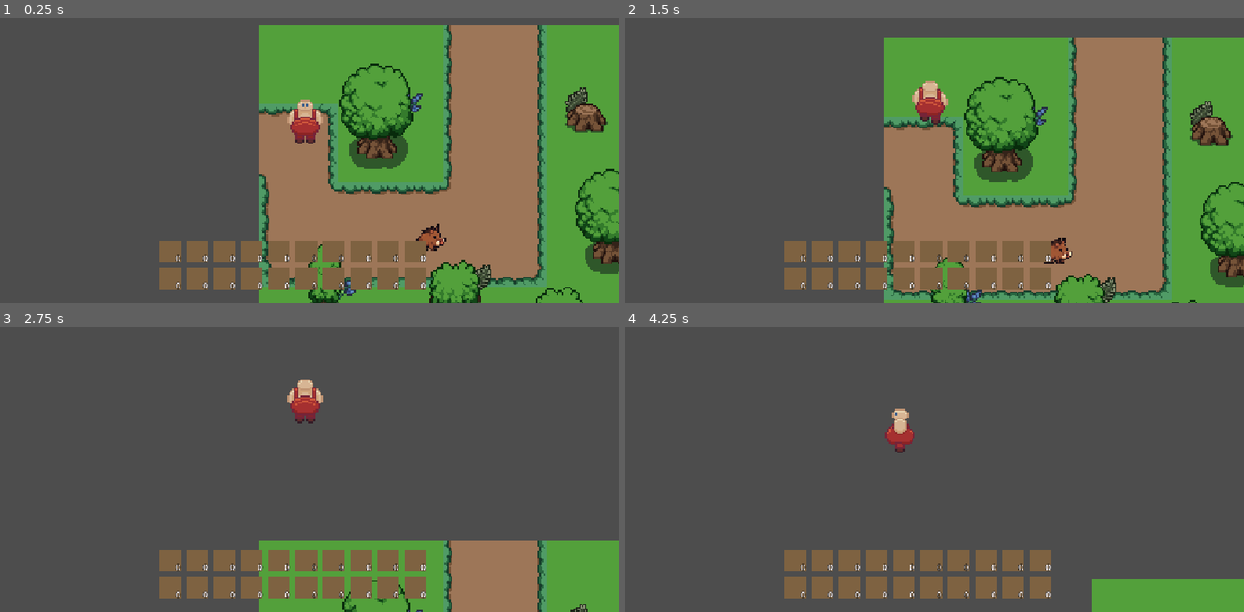
Above: before the commit, frames 1-4 (two rows, left to right).
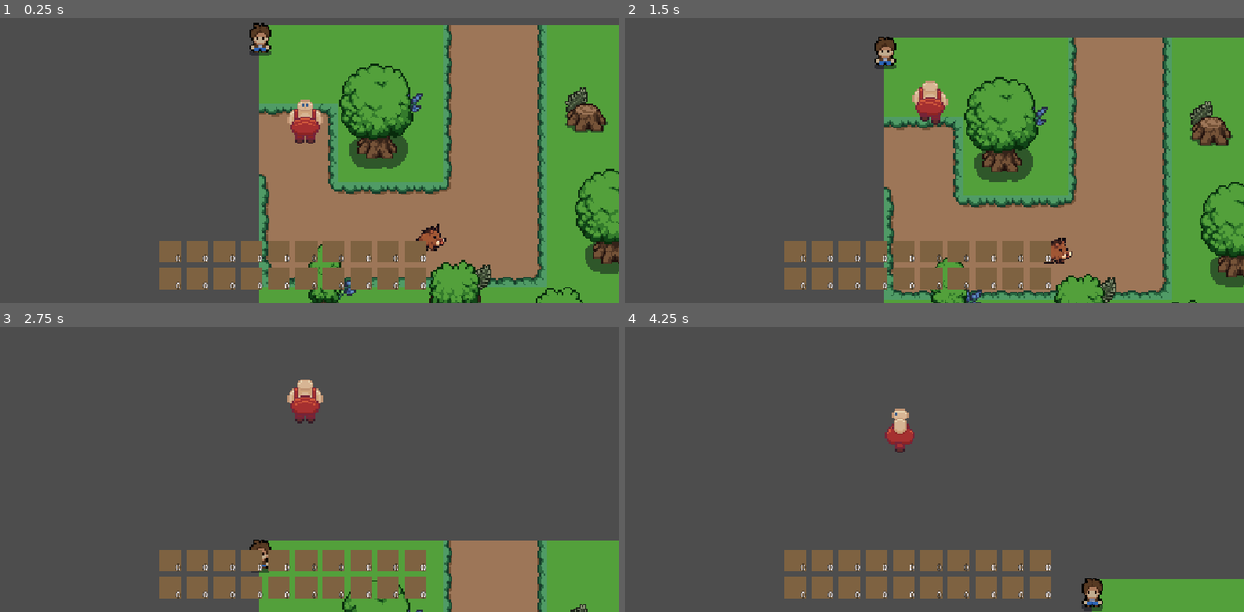
Above: after the commit, the same moments.

Repository: WildJellybear/gruby-i-chudy
Game: Godot game, scene res://scenes/world.tscn
Two runs of this game, one before a commit and one after it. Both use one fixed random seed, a clock stepped at 60 frames per second and the inputs below.
Inputs (mouse positions are in pixels of both pictures, inside the frame that each line leads up to):
- Up to frame 1 (0.25 s): no input
- Up to frame 2 (1.5 s): click (792, 251) at 0.52 s; tap Enter (ui_accept) at 1.25 s; move the mouse to (971, 288) at 1.27 s; hold Up (ui_up) from 1.28 s (still down); hold Enter (ui_accept) from 1.28 s (still down); click (971, 288) at 1.42 s
- Up to frame 3 (2.75 s): keep holding Up (ui_up); move the mouse to (408, 498) at 2.02 s; release Enter (ui_accept) at 2.03 s; tap Enter (ui_accept) at 2.1, 2.27, 2.57 s; click (408, 498) at 2.17 s
- Up to frame 4 (4.25 s): move the mouse to (742, 381) at 2.77 s; release Up (ui_up) at 2.78 s; hold Enter (ui_accept) 2.78-3.53 s; hold Left (ui_left) from 2.78 s (still down); move the mouse to (959, 435) at 3.52 s; tap Enter (ui_accept) at 3.6, 3.77, 4.07 s; click (959, 435) at 3.67 s

The runs differ from the first frame. In frame 1, 0.3% of the frame differs, in the area x 40-44%, y 1-14%; in frame 2, 0.3%; in frame 3, 0.2%; in frame 4, 0.4%, in the area x 73-78%, y 88-100%.

Commit message:
feat, zalegly system dialogow i npc

Diff:
--- a/project.godot
+++ b/project.godot
@@ -32,6 +32,11 @@
 
 project/assembly_name="GrubyIChudy"
 
+[global_group]
+
+player=""
+dialogue_box=""
+
 [physics]
 
 3d/physics_engine="Jolt Physics"
--- /dev/null
+++ b/scenes/dialogue_box.tscn
@@ -0,0 +1,35 @@
+[gd_scene format=3 uid="uid://4a6j3eymjjpp"]
+
+[ext_resource type="Script" uid="uid://0hfqnad0ajcs" path="res://scripts/dialogue_box.gd" id="1_rc1id"]
+
+[node name="DialogueBox" type="CanvasLayer" unique_id=40921944 groups=["dialogue_box"]]
+script = ExtResource("1_rc1id")
+
+[node name="PanelContainer" type="PanelContainer" parent="." unique_id=1388273719]
+anchors_preset = -1
+anchor_top = 1.0
+anchor_right = 1.0
+anchor_bottom = 1.0
+offset_left = 40.0
+offset_top = -160.0
+offset_right = -40.0
+offset_bottom = -20.0
+grow_horizontal = 2
+grow_vertical = 0
+
+[node name="MarginContainer" type="MarginContainer" parent="PanelContainer" unique_id=375010859]
+layout_mode = 2
+theme_override_constants/margin_left = 20
+theme_override_constants/margin_top = 20
+theme_override_constants/margin_right = 20
+theme_override_constants/margin_bottom = 20
+
+[node name="VBoxContainer" type="VBoxContainer" parent="PanelContainer/MarginContainer" unique_id=794248420]
+layout_mode = 2
+
+[node name="NameLabel" type="Label" parent="PanelContainer/MarginContainer/VBoxContainer" unique_id=538562743]
+layout_mode = 2
+
+[node name="TextLabel" type="RichTextLabel" parent="PanelContainer/MarginContainer/VBoxContainer" unique_id=680666805]
+layout_mode = 2
+fit_content = true
--- /dev/null
+++ b/scenes/npcs/npc.tscn
@@ -0,0 +1,31 @@
+[gd_scene format=3 uid="uid://yygxs5uuqto1"]
+
+[ext_resource type="Script" uid="uid://b73bapads4xet" path="res://scripts/npc.gd" id="1_ivh6b"]
+
+[sub_resource type="SpriteFrames" id="SpriteFrames_4kxuq"]
+animations = [{
+"frames": [],
+"loop": 1,
+"name": &"idle",
+"speed": 5.0
+}]
+
+[sub_resource type="CircleShape2D" id="CircleShape2D_f6fiw"]
+radius = 60.0
+
+[node name="CharacterBody2D" type="CharacterBody2D" unique_id=230153707]
+script = ExtResource("1_ivh6b")
+
+[node name="AnimatedSprite2D" type="AnimatedSprite2D" parent="." unique_id=635144173]
+sprite_frames = SubResource("SpriteFrames_4kxuq")
+animation = &"idle"
+
+[node name="BodyCollision" type="CollisionShape2D" parent="." unique_id=2072683043]
+
+[node name="InteractionArea" type="Area2D" parent="." unique_id=297678810]
+
+[node name="CollisionShape2D" type="CollisionShape2D" parent="InteractionArea" unique_id=503376209]
+shape = SubResource("CircleShape2D_f6fiw")
+
+[connection signal="body_entered" from="InteractionArea" to="." method="_on_interaction_area_body_entered"]
+[connection signal="body_exited" from="InteractionArea" to="." method="_on_interaction_area_body_exited"]
--- /dev/null
+++ b/scenes/npcs/trader.tscn
@@ -0,0 +1,65 @@
+[gd_scene format=3 uid="uid://dm2gv5n14vcts"]
+
+[ext_resource type="PackedScene" uid="uid://yygxs5uuqto1" path="res://scenes/npcs/npc.tscn" id="1_s8ei3"]
+[ext_resource type="Texture2D" uid="uid://b4xhbakauqscj" path="res://assets/sprites/player.png" id="2_l1ka8"]
+
+[sub_resource type="AtlasTexture" id="AtlasTexture_hs3i1"]
+atlas = ExtResource("2_l1ka8")
+region = Rect2(0, 0, 48, 48)
+
+[sub_resource type="AtlasTexture" id="AtlasTexture_tvcxo"]
+atlas = ExtResource("2_l1ka8")
+region = Rect2(48, 0, 48, 48)
+
+[sub_resource type="AtlasTexture" id="AtlasTexture_jheng"]
+atlas = ExtResource("2_l1ka8")
+region = Rect2(96, 0, 48, 48)
+
+[sub_resource type="AtlasTexture" id="AtlasTexture_viajw"]
+atlas = ExtResource("2_l1ka8")
+region = Rect2(144, 0, 48, 48)
+
+[sub_resource type="AtlasTexture" id="AtlasTexture_23q3x"]
+atlas = ExtResource("2_l1ka8")
+region = Rect2(192, 0, 48, 48)
+
+[sub_resource type="AtlasTexture" id="AtlasTexture_tk6i0"]
+atlas = ExtResource("2_l1ka8")
+region = Rect2(240, 0, 48, 48)
+
+[sub_resource type="SpriteFrames" id="SpriteFrames_l1ka8"]
+animations = [{
+"frames": [{
+"duration": 1.0,
+"texture": SubResource("AtlasTexture_hs3i1")
+}, {
+"duration": 1.0,
+"texture": SubResource("AtlasTexture_tvcxo")
+}, {
+"duration": 1.0,
+"texture": SubResource("AtlasTexture_jheng")
+}, {
+"duration": 1.0,
+"texture": SubResource("AtlasTexture_viajw")
+}, {
+"duration": 1.0,
+"texture": SubResource("AtlasTexture_23q3x")
+}, {
+"duration": 1.0,
+"texture": SubResource("AtlasTexture_tk6i0")
+}],
+"loop": 1,
+"name": &"default",
+"speed": 5.0
+}]
+
+[node name="Trader" unique_id=230153707 instance=ExtResource("1_s8ei3")]
+
+[node name="AnimatedSprite2D" parent="." index="0" unique_id=635144173]
+sprite_frames = SubResource("SpriteFrames_l1ka8")
+animation = &"default"
+frame = 5
+frame_progress = 0.8868039
+
+[node name="CollisionShape2D" parent="InteractionArea" parent_id_path=PackedInt32Array(297678810) index="0" unique_id=503376209]
+position = Vector2(0, 9)
--- a/scenes/player.tscn
+++ b/scenes/player.tscn
@@ -56,7 +56,7 @@
 [sub_resource type="CircleShape2D" id="CircleShape2D_k0juu"]
 radius = 5.0
 
-[node name="player" type="CharacterBody2D" unique_id=1932053902]
+[node name="player" type="CharacterBody2D" unique_id=1932053902 groups=["player"]]
 y_sort_enabled = true
 script = ExtResource("1_g2els")
 
--- a/scenes/world.tscn
+++ b/scenes/world.tscn
@@ -7,6 +7,8 @@
 [ext_resource type="PackedScene" uid="uid://mxjek6p3gmwd" path="res://scenes/enemies/boar.tscn" id="6_qfnet"]
 [ext_resource type="PackedScene" uid="uid://ci4y5mwv22re6" path="res://scenes/items/green_plant.tscn" id="7_i7141"]
 [ext_resource type="PackedScene" uid="uid://38k1cso7ewx1" path="res://scenes/gruby.tscn" id="8_4mrxx"]
+[ext_resource type="PackedScene" uid="uid://dm2gv5n14vcts" path="res://scenes/npcs/trader.tscn" id="8_7r4gi"]
+[ext_resource type="PackedScene" uid="uid://4a6j3eymjjpp" path="res://scenes/dialogue_box.tscn" id="9_7r4gi"]
 
 [sub_resource type="GDScript" id="GDScript_e5uuo"]
 script/source = "extends Node2D
@@ -153,3 +155,7 @@
 
 [node name="GreenPlant2" parent="y-sorted" unique_id=1272409290 instance=ExtResource("7_i7141")]
 position = Vector2(135, 154)
+
+[node name="Trader" parent="y-sorted" unique_id=230153707 instance=ExtResource("8_7r4gi")]
+
+[node name="DialogueBox" parent="y-sorted" unique_id=40921944 instance=ExtResource("9_7r4gi")]
--- /dev/null
+++ b/scripts/dialogue_box.gd
@@ -0,0 +1,47 @@
+extends CanvasLayer
+
+@onready var name_label: Label = $PanelContainer/MarginContainer/VBoxContainer/NameLabel
+@onready var text_label: RichTextLabel = $PanelContainer/MarginContainer/VBoxContainer/TextLabel
+
+var dialogue_lines: Array[String] = []
+var current_line_index: int = 0
+var is_active: bool = false
+
+func _ready() -> void:
+	hide()
+
+func start_dialogue(speaker_name: String, lines: Array[String]) -> void:
+	if lines.is_empty():
+		return
+
+	name_label.text = speaker_name
+	dialogue_lines = lines
+	current_line_index = 0
+	is_active = true
+
+	show()
+	_show_line()
+
+func _show_line() -> void:
+	text_label.text = dialogue_lines[current_line_index]
+	# Optional typewriter effect
+	text_label.visible_ratio = 0.0
+	var tween = create_tween()
+	tween.tween_property(text_label, "visible_ratio", 1.0, 0.5)
+
+func _unhandled_input(event: InputEvent) -> void:
+	if not is_active:
+		return
+
+	if event.is_action_pressed("ui_accept"):
+		get_viewport().set_input_as_handled()
+		current_line_index += 1
+
+		if current_line_index < dialogue_lines.size():
+			_show_line()
+		else:
+			end_dialogue()
+
+func end_dialogue() -> void:
+	is_active = false
+	hide()
--- /dev/null
+++ b/scripts/npc.gd
@@ -0,0 +1,28 @@
+extends CharacterBody2D
+
+@onready var dialogue_box = get_tree().get_first_node_in_group("dialogue_box")
+
+var player_in_range: bool = false
+
+func interact() -> void:
+	var lines: Array[String] = [
+		"Welcome to the village!",
+		"Watch out for monsters in the forest to the north."
+	]
+	dialogue_box.start_dialogue("Village Guard", lines)
+
+
+func _on_interaction_area_body_entered(body: Node2D) -> void:
+	if body.is_in_group("player"):
+		player_in_range = true
+
+
+func _on_interaction_area_body_exited(body: Node2D) -> void:
+	if body.is_in_group("player"):
+		player_in_range = false
+
+func _unhandled_input(event: InputEvent) -> void:
+	# Triggers when player is nearby, presses Space/Enter, and dialogue isn't already open
+	if player_in_range and event.is_action_pressed("ui_accept") and not dialogue_box.is_active:
+		get_viewport().set_input_as_handled()
+		interact()
Not shown, added: scripts/dialogue_box.gd.uid
Not shown, added: scripts/npc.gd.uid
